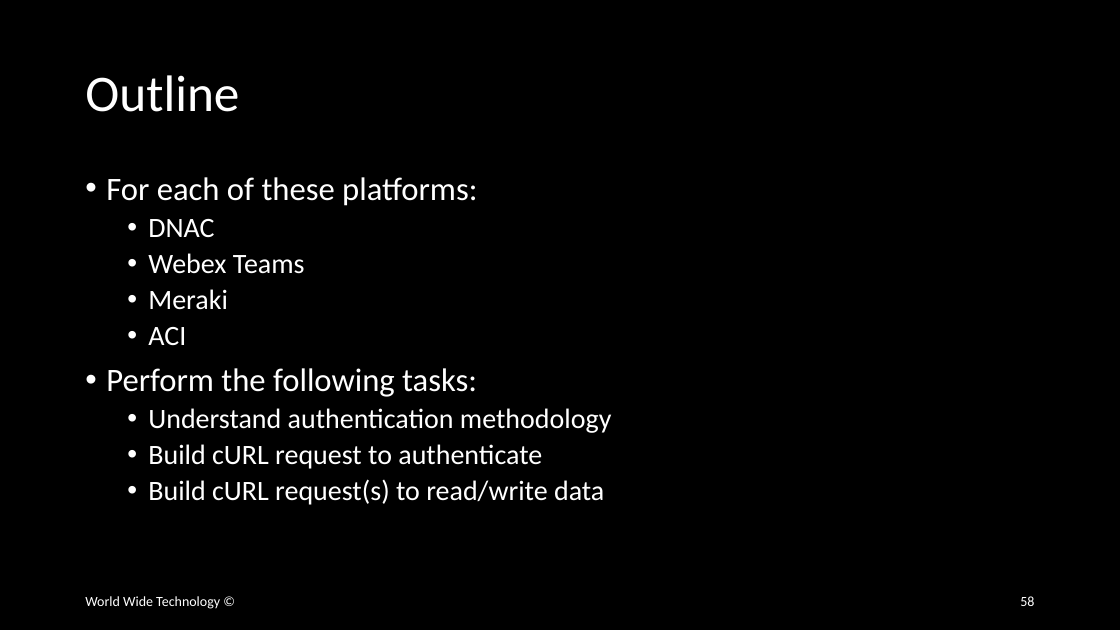
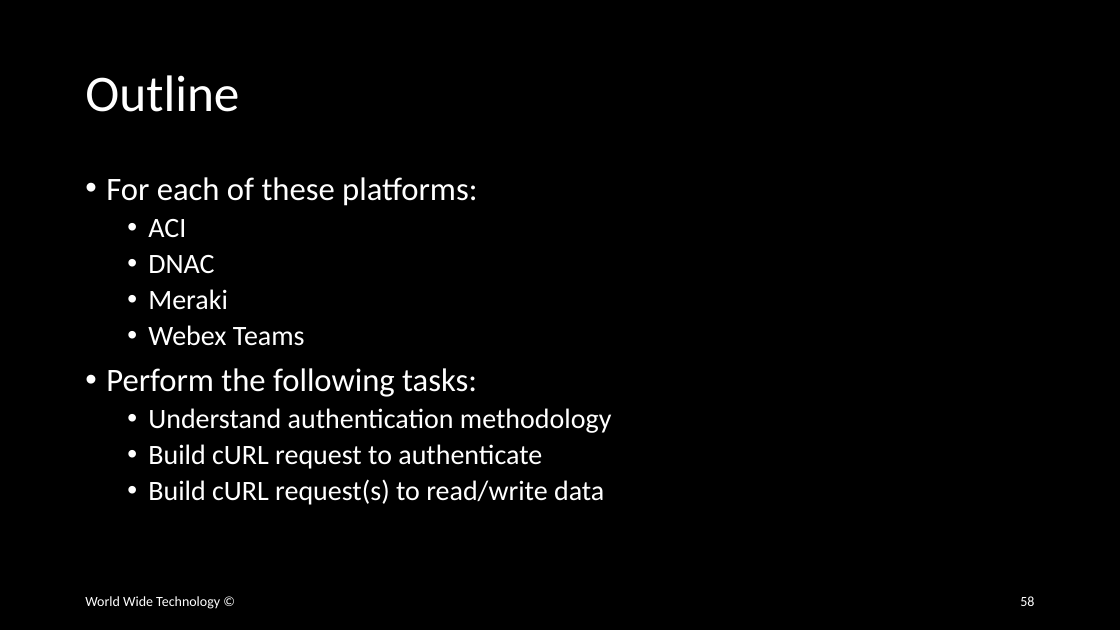
Before and after one commit to wwt/curl-requests-foundations, a slide deck: slide 58 of curl-requests-foundations.pptx. Drawn at 1120x630 pixels with LibreOffice and Linux fonts; fonts in the diff are those of the drawing. Boxes give left, top, right and bottom in pixels: in the first picture for what was removed or moved away, otherwise in the second. Text is boxed around its words. In the diff, an @@ line names an element or a change of style, - is before the commit and + after.

```diff
--- a/curl-requests-foundations.pptx
+++ b/curl-requests-foundations.pptx
@@ text at bbox=[148, 219, 186, 237]: paragraph added @@
+  • ACI
@@ text at bbox=[148, 289, 228, 345]: paragraphs removed @@
-  • Meraki
-  • ACI
```
Also in this commit, not shown: 2 other slides changed, 2 slides added.
